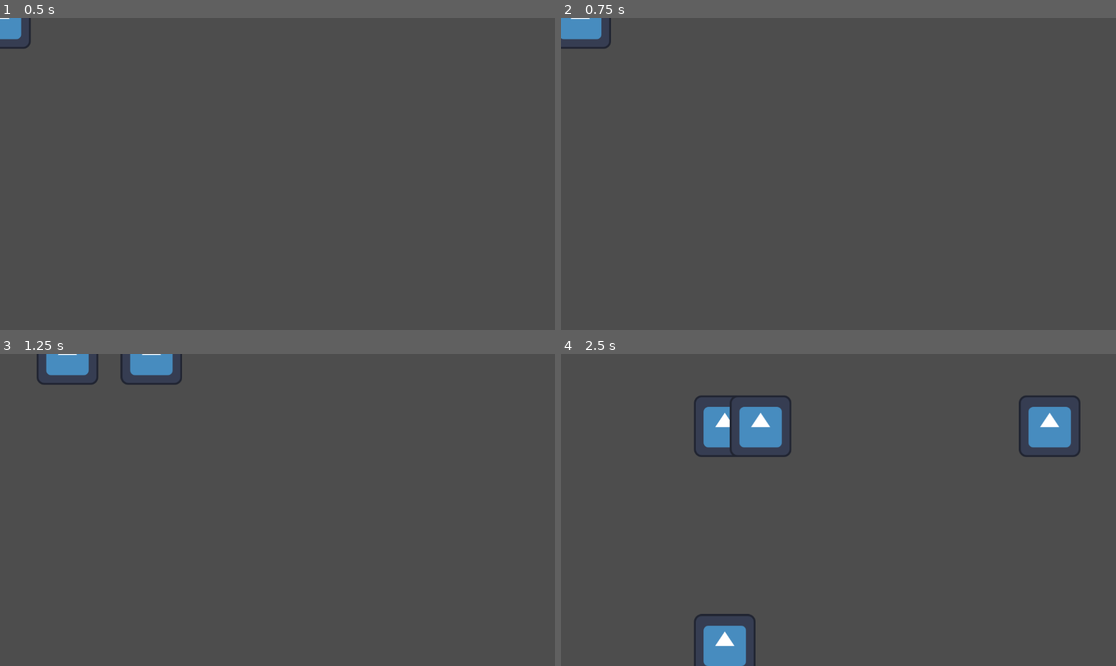
Above: before the commit, frames 1-4 (two rows, left to right).
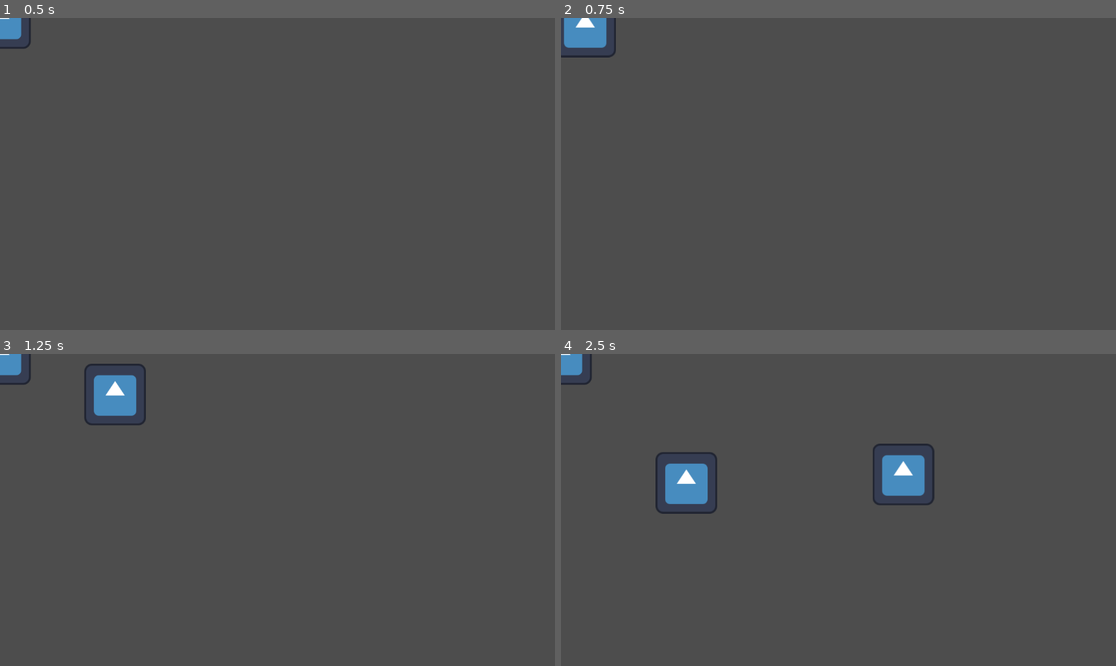
Above: after the commit, the same moments.

Repository: Kecheng-Zhang/GodotGame
Game: Godot game, scene res://player.tscn
Same seed, same stepped clock (60 frames per second), same inputs: the game is played once before the commit and once after it. The engine's default icon, where the game draws it, is replaced by a stand-in: a white triangle on a blue panel in a dark square.
Inputs (mouse positions are in pixels of both pictures, inside the frame that each line leads up to):
- Up to frame 1 (0.5 s): no input
- Up to frame 2 (0.75 s): tap Enter at 0.5 s; move the mouse to (960, 158) at 0.52 s; hold Right (ui_right) from 0.53 s (still down); click (960, 158) at 0.6 s
- Up to frame 3 (1.25 s): keep holding Right (ui_right); tap Z (shoot, bound only before the commit) at 0.8 s
- Up to frame 4 (2.5 s): move the mouse to (727, 525) at 1.27 s; release Right (ui_right) at 1.28 s; hold Down (ui_down) 1.28-2.03 s; tap Z (shoot, bound only before the commit) at 1.35, 2.3 s; click (727, 525) at 1.55 s; move the mouse to (894, 441) at 2.02 s; hold Right (ui_right) from 2.03 s (still down); tap Space (dash) at 2.1 s

Frame 1 is identical in both runs. In frame 2, 0.6% of the frame differs, in the area x 0-10%, y 0-13%; in frame 3, 2.8%; in frame 4, 7.5%, in the area x 0-94%, y 0-100%.

Commit message:
player+bullet
wasd 鼠标左键发射子弹 空格瞬移

Diff:
--- a/player.gd
+++ b/player.gd
@@ -1,25 +1,22 @@
 extends CharacterBody2D
 
-@export var speed := 200
+@export var speed := 100
 @export var dash_distance := 100
 @export var bullet_scene: PackedScene
 
 var direction := Vector2.ZERO
-var last_nonzero_direction := Vector2.RIGHT  # 默认方向向右
+var facing_direction := Vector2.RIGHT
 
 func _physics_process(delta):
 	# 读取方向
-	direction.x = Input.get_action_strength("ui_right") - Input.get_action_strength("ui_left")
-	direction.y = Input.get_action_strength("ui_down") - Input.get_action_strength("ui_up")
-	direction = direction.normalized()
-
-	# 如果方向非零，保存为最近移动方向
-	if direction != Vector2.ZERO:
-		last_nonzero_direction = direction
+	direction = Input.get_vector("player_left", "player_right", "player_up", "player_down").normalized()
 
 	# 移动
 	velocity = direction * speed
 	move_and_slide()
+
+	# 鼠标朝向（每帧更新）
+	facing_direction = (get_global_mouse_position() - global_position).normalized()
 
 	# Dash
 	if Input.is_action_just_pressed("dash") and direction != Vector2.ZERO:
@@ -34,9 +31,6 @@
 		return
 
 	var bullet = bullet_scene.instantiate()
-	bullet.global_position = direction
-
-	# 如果当前没有方向输入，就使用上次方向
-	bullet.direction = direction if direction != Vector2.ZERO else last_nonzero_direction
-
-	get_tree().current_scene.add_child(bullet)
+	bullet.global_position = global_position
+	bullet.direction = facing_direction  # 发射方向由鼠标决定
+	get_parent().add_child(bullet)
--- a/project.godot
+++ b/project.godot
@@ -24,6 +24,26 @@
 }
 shoot={
 "deadzone": 0.2,
-"events": [Object(InputEventKey,"resource_local_to_scene":false,"resource_name":"","device":-1,"window_id":0,"alt_pressed":false,"shift_pressed":false,"ctrl_pressed":false,"meta_pressed":false,"pressed":false,"keycode":0,"physical_keycode":90,"key_label":0,"unicode":122,"location":0,"echo":false,"script":null)
+"events": [Object(InputEventMouseButton,"resource_local_to_scene":false,"resource_name":"","device":-1,"window_id":0,"alt_pressed":false,"shift_pressed":false,"ctrl_pressed":false,"meta_pressed":false,"button_mask":1,"position":Vector2(293, 23),"global_position":Vector2(302, 71),"factor":1.0,"button_index":1,"canceled":false,"pressed":true,"double_click":false,"script":null)
 ]
 }
+player_left={
+"deadzone": 0.2,
+"events": [Object(InputEventKey,"resource_local_to_scene":false,"resource_name":"","device":-1,"window_id":0,"alt_pressed":false,"shift_pressed":false,"ctrl_pressed":false,"meta_pressed":false,"pressed":false,"keycode":0,"physical_keycode":65,"key_label":0,"unicode":97,"location":0,"echo":false,"script":null)
+]
+}
+player_right={
+"deadzone": 0.2,
+"events": [Object(InputEventKey,"resource_local_to_scene":false,"resource_name":"","device":-1,"window_id":0,"alt_pressed":false,"shift_pressed":false,"ctrl_pressed":false,"meta_pressed":false,"pressed":false,"keycode":0,"physical_keycode":68,"key_label":0,"unicode":100,"location":0,"echo":false,"script":null)
+]
+}
+player_up={
+"deadzone": 0.2,
+"events": [Object(InputEventKey,"resource_local_to_scene":false,"resource_name":"","device":-1,"window_id":0,"alt_pressed":false,"shift_pressed":false,"ctrl_pressed":false,"meta_pressed":false,"pressed":false,"keycode":0,"physical_keycode":87,"key_label":0,"unicode":119,"location":0,"echo":false,"script":null)
+]
+}
+player_down={
+"deadzone": 0.2,
+"events": [Object(InputEventKey,"resource_local_to_scene":false,"resource_name":"","device":-1,"window_id":0,"alt_pressed":false,"shift_pressed":false,"ctrl_pressed":false,"meta_pressed":false,"pressed":false,"keycode":0,"physical_keycode":83,"key_label":0,"unicode":115,"location":0,"echo":false,"script":null)
+]
+}
